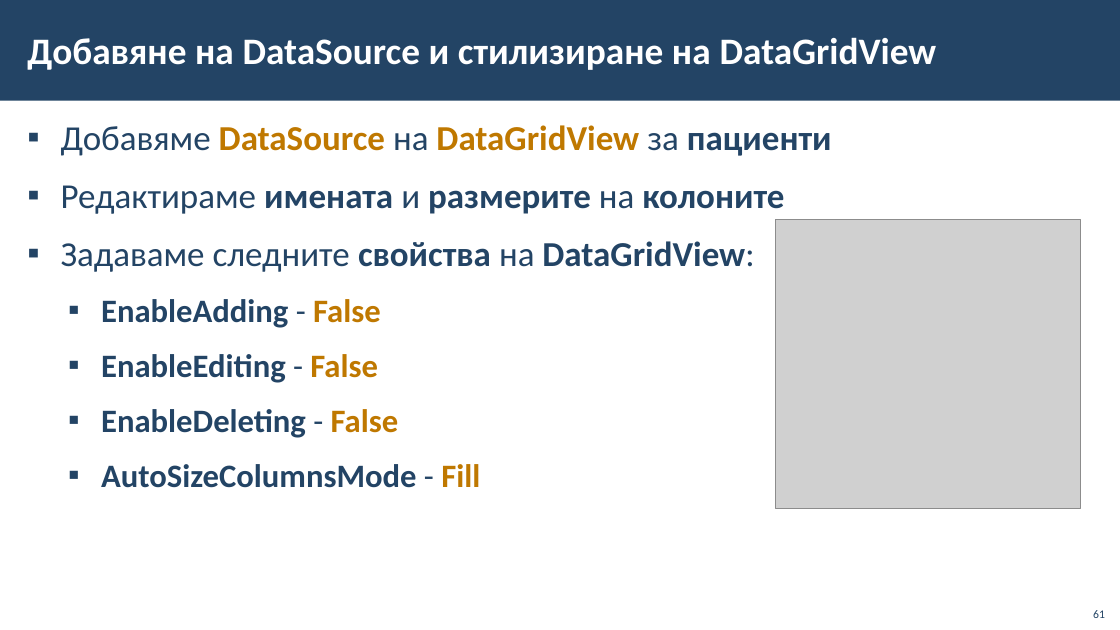
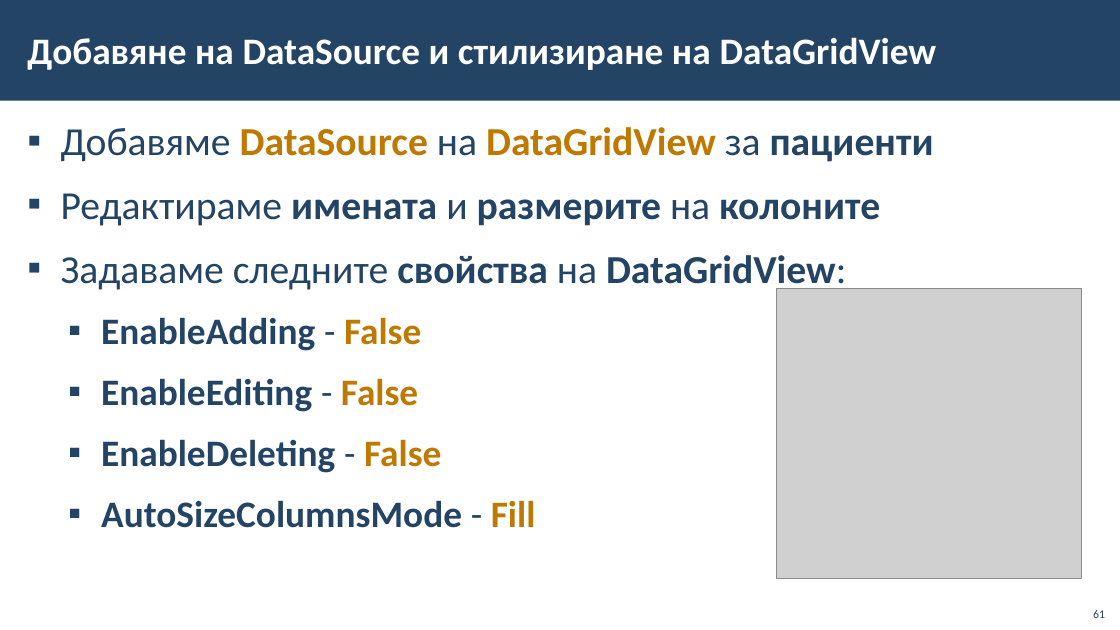
Before and after one commit to BG-IT-Edu/School-Programming, a slide deck: slide 61 of Courses/Software-Sciences/Module-4-Information-Systems-New/12-Implementation-of-Information-System/12.3-Implementation-of-Information-System.pptx. Drawn at 1120x630 pixels with LibreOffice and Linux fonts; fonts in the diff are those of the drawing; grey boxes stand for pictures; background and template pictures are left out. Boxes give left, top, right and bottom in pixels: in the first picture for what was removed or moved away, otherwise in the second. Text is boxed around its words. In the diff, an @@ line names an element or a change of style, - is before the commit and + after.

```diff
--- a/Courses/Software-Sciences/Module-4-Information-Systems-New/12-Implementation-of-Information-System/12.3-Implementation-of-Information-System.pptx
+++ b/Courses/Software-Sciences/Module-4-Information-Systems-New/12-Implementation-of-Information-System/12.3-Implementation-of-Information-System.pptx
@@ text "Добавяме DataSource на DataGridView за ..." at (x1=61, y1=127, x2=934, y2=528): size 30 to 34 pt in "Добавяме DataSource на DataGridView за пациенти", "Редактираме имената и размерите на колоните", "Задаваме следните свойства на DataGridView:"; size 28 to 32 pt in "EnableAdding - False", "EnableEditing - False", "EnableDeleting - False", "AutoSizeColumnsMode - Fill" @@
@@ picture moved from (x1=776, y1=219, x2=1081, y2=508) to (x1=776, y1=289, x2=1081, y2=578) @@
```
Also in this commit, not shown: 23 other slides changed.
